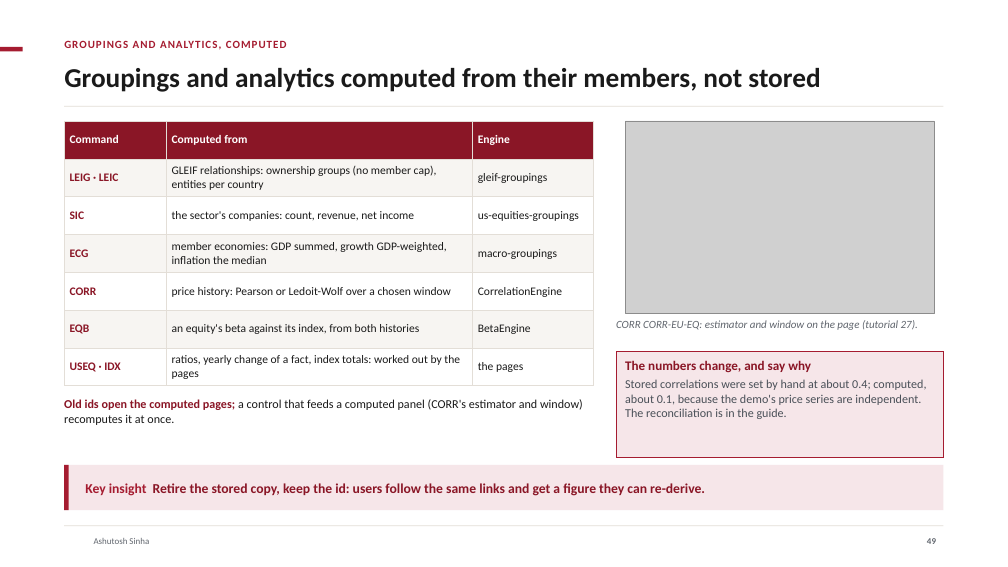
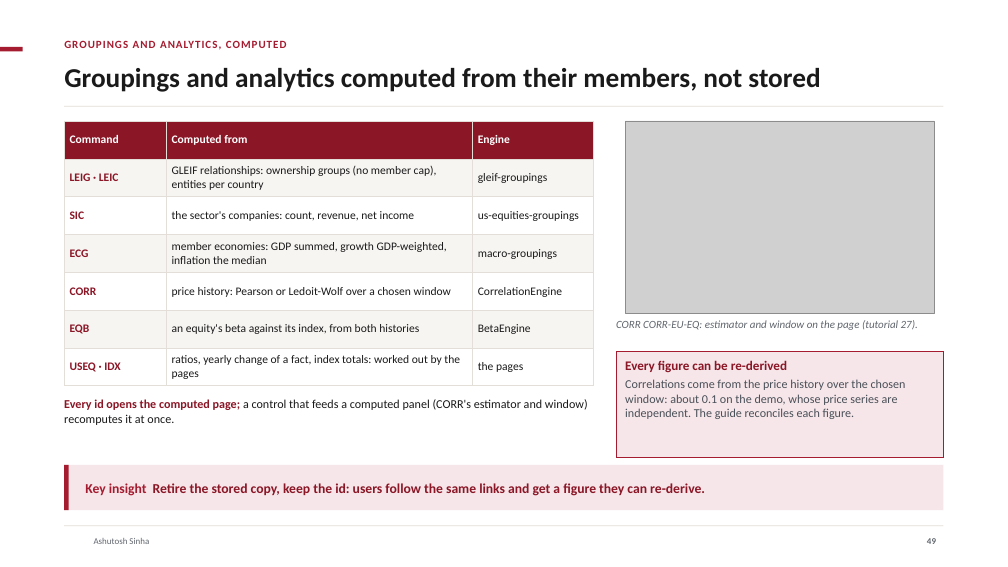
Before and after one commit to ajsinha/drishti, a slide deck: slide 49 of docs/publications/Drishti-Design-and-Evidence.pptx. Drawn at 1008x567 pixels with LibreOffice and Linux fonts; fonts in the diff are those of the drawing; grey boxes stand for pictures; background and template pictures are left out. Boxes give left, top, right and bottom in pixels: in the first picture for what was removed or moved away, otherwise in the second. Text is boxed around its words. In the diff, an @@ line names an element or a change of style, - is before the commit and + after.

```diff
--- a/docs/publications/Drishti-Design-and-Evidence.pptx
+++ b/docs/publications/Drishti-Design-and-Evidence.pptx
@@ text at (x1=625, y1=360, x2=906, y2=419): text changed @@
-The numbers change, and say why
-Stored correlations were set by hand at about 0.4; computed, about 0.1, because the demo's price series are independent. The reconciliation is in the guide.
+Every figure can be re-derived
+Correlations come from the price history over the chosen window: about 0.1 on the demo, whose price series are independent. The guide reconciles each figure.
@@ text at (x1=64, y1=399, x2=588, y2=425): text changed @@
-Old ids open the computed pages; a control that feeds a computed panel (CORR's estimator and window) recomputes it at once.
+Every id opens the computed page; a control that feeds a computed panel (CORR's estimator and window) recomputes it at once.
```
Also in this commit, not shown: 6 other slides changed, 12 slides added, 4 slides removed, 7 other files.
